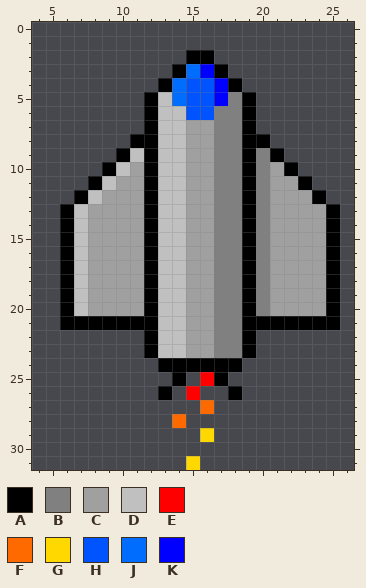
Pixel-art sprite: data/images/Ship.png. Above: the version before the commit.
The file is 32x32 pixels. Shown: x 4..26, y 0..31.
Palette (. is transparent): A #000000  B #808080  C #a0a0a0  D #c0c0c0  E #ff0000  F #ff6a00  G #ffd800  H #0054ff  J #006dff  K #0000ff
Pixels before, first column x 6:
 2 .........AA.........
 3 ........AJKA........
 4 .......AJHHKA.......
 5 ......ADJHHKBA......
 6 ......ADDHHBBA......
 7 ......ADDCCBBA......
 8 .....AADDCCBBAA.....
 9 ....ADADDCCBBABA....
10 ...ADCADDCCBBABCA...
11 ..ADCCADDCCBBABCCA..
12 .ADCCCADDCCBBABCCCA.
13 ADCCCCADDCCBBABCCCCA
14 ADCCCCADDCCBBABCCCCA
15 ADCCCCADDCCBBABCCCCA
16 ADCCCCADDCCBBABCCCCA
17 ADCCCCADDCCBBABCCCCA
18 ADCCCCADDCCBBABCCCCA
19 ADCCCCADDCCBBABCCCCA
20 ADCCCCADDCCBBABCCCCA
21 AAAAAAADDCCBBAAAAAAA
22 ......ADDCCBBA......
23 ......ADDCCBBA......
24 .......AAAAAA.......
25 ........A.EA........
26 .......A.E..A.......
27 ..........F.........
28 ........F...........
29 ..........G.........
30 ....................
31 .........G..........
The same view after the edit:
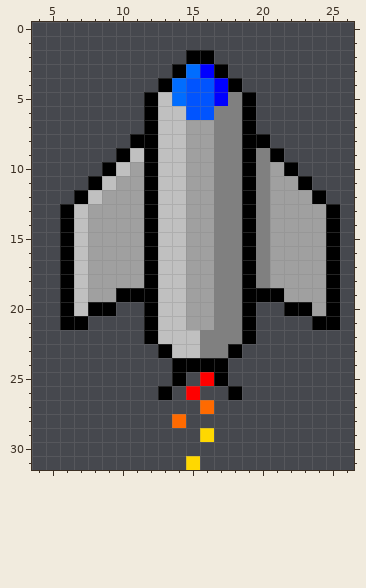
Change:
Colour B becomes colour A in row 19 at x 20; in row 23 at x 18.
Colour C becomes colour A in row 19 at x 10 to 11 and 21; in row 20 at x 8 to 9 and 22 to 23.
Colour D becomes colour A in row 23 at x 13.
Colour C becomes colour B in rows 22 to 23 at x 16.
Colour C becomes colour D in rows 22 to 23 at x 15.
The edit erases colour A in row 21 at x 8 to 11 and 20 to 23; in row 23 at x 12 and 19; in row 24 at x 13 and 18.
The edit erases colour B in row 20 at x 20.
The edit erases colour C in row 20 at x 10 to 11 and 21.
Pixel boxes of the changes (left, top, right, bottom) in both pictures:
changed: (88, 288, 312, 372)
